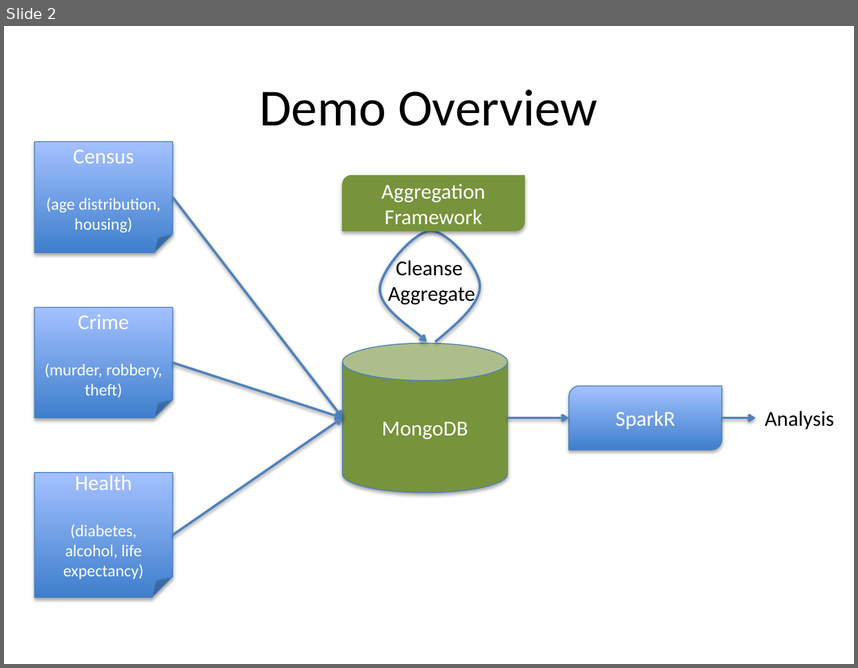
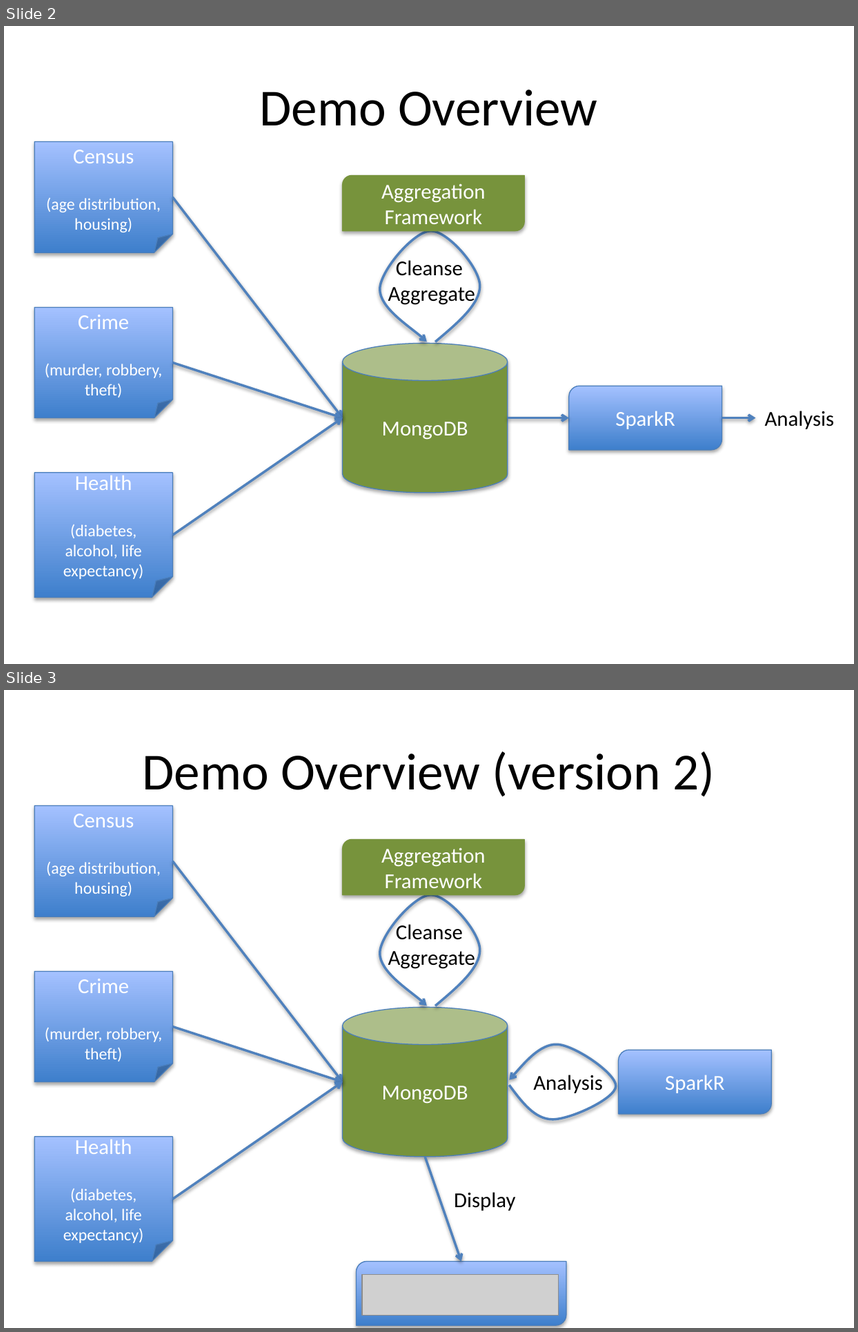
Before and after one commit to jayrunkel/singleViewDemo, a slide deck: demoArchitecture.pptx. Shown one above the other, each under a label of ours: slide 2 before the commit, slides 2 and 3 after it. The pictures are 858x668 and 858x1332 pixels, drawn with LibreOffice and Linux fonts; fonts in the diff are those of the drawing; grey boxes stand for pictures. Boxes give left, top, right and bottom in pixels: in the first picture for what was removed or moved away, otherwise in the second. Text is boxed around its words. In the diff, an @@ line names an element or a change of style, - is before the commit and + after.

Commit message:
R example working
Completed example of pulling data from MongoDB, creating correlation
Matrix, and writing the matrix back to MongoDB

```diff
--- a/demoArchitecture.pptx
+++ b/demoArchitecture.pptx
@@ slide 3 added at <box>4,690,854,1328</box>, background #FFFFFF @@
@@ title added at <box>143,751,715,797</box>, 44 pt, text #000000 @@
+Demo Overview (version 2)
@@ group added at <box>34,806,771,1325</box>: 4 arrows, 3 round diag rects, 3 folded corners, 3 texts, 2 freeform shapes, 1 cylinder, 1 picture @@
+MongoDB
+Census
+(age distribution, housing)
+Crime
+(murder, robbery, theft)
+Health
+(diabetes, alcohol, life expectancy)
+Aggregation Framework
+Cleanse
+Aggregate
+SparkR
+Analysis
+Display
```
Also in this commit, not shown: 4 other files.
